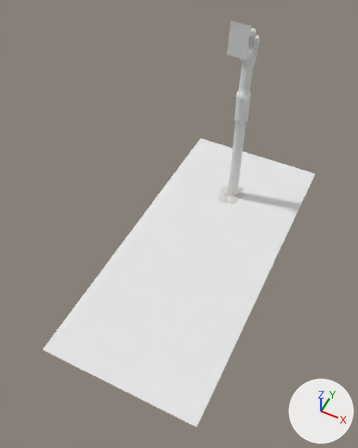
The Blender file Game/Worm.blend as it was, and as the next commit left it.
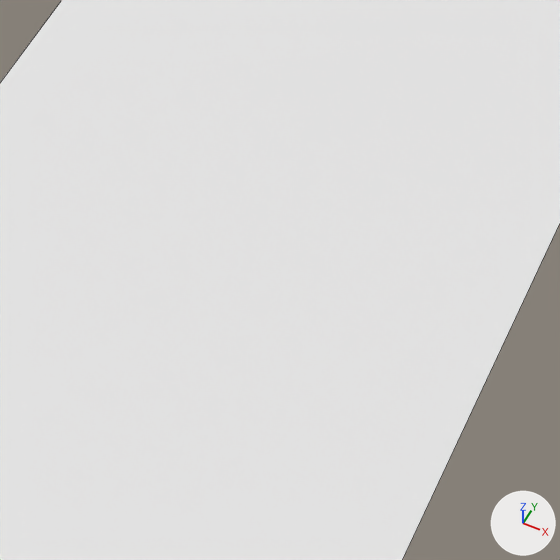
Each version appears first whole from a 50 mm lens placed at (8.4, -25.89, 26.64), pointed at (-0.3, -8.48, 4.89), and next in a close-up on the part from 36% to 76% of the width and 47% to 79% of the height. The axes (+X, +Y, +Z) are drawn at lower right. The lights are the same throughout. The close-ups show mesh edges as thin lines.

Script lines for the objects in view, before the commit:
```python
me_plane = bpy.data.meshes.new('Plane')
me_plane.from_pydata([(5.0, 5.0, 0.0), (5.0, -17.0, 0.0), (-5.0, -17.0, 0.0), (-5.0, 5.0, 0.0)], [], [(0, 3, 2, 1)])
me_plane.materials.append(mat_tempground)  # white #e7e7e7
ob_plane = bpy.data.objects.new('Plane', me_plane)
ob_plane.location = (0.0, 0.0, 0.0)
```
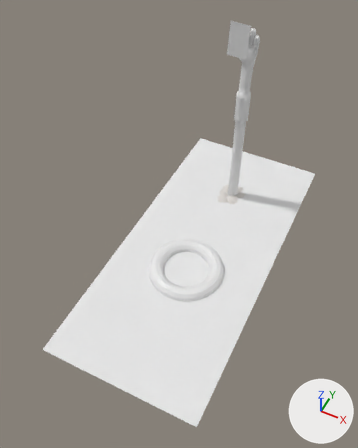
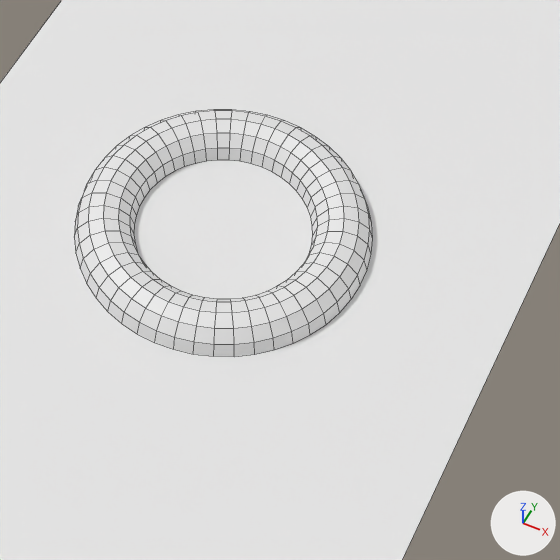
Where the change shows, as pixel boxes (x1, y1, x2, y2) in the close-ups (560 x 560 px):
'Torus', added
    after: (74, 110, 373, 357)

The edits, one by one:
Mesh me_torus is new.
It has 336 vertices, 288 faces and spans x -2.5..2.5, y -2.5..2.5, z 0.0..0.5.
Object 'Torus' (ob_torus) is new; it shows me_torus.
Its location is (0.0, -8.0, 0.0).
